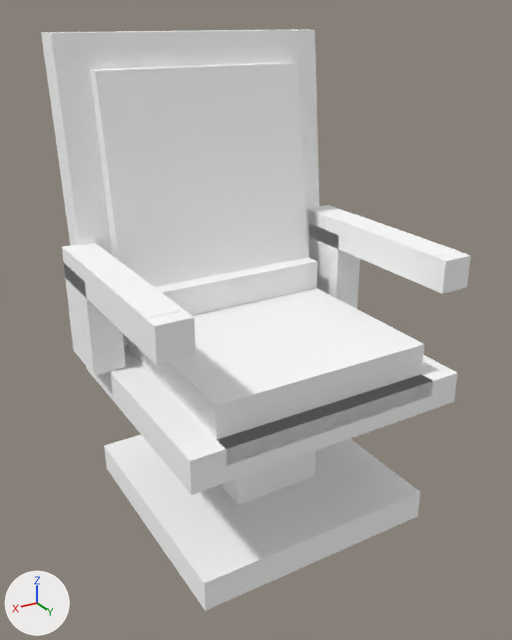
One commit to the OBJ model src/main/resources/assets/vandorlabs/models/block/pilot_seat_height_3.obj: the scene before it, then after it.
Rendered twice from a 50 mm lens placed at (1.82, 1.66, 1.93), pointed at (0.51, -0.52, 0.84). Lighting does not change. The marker at lower left points along +X, +Y and +Z. The first picture is the older version. Where no turn or scale is listed for an object, it has been applied to the vertices. Vertices at exactly the same position are counted once.

In view in the first picture: 'pilot_seat_height_3'.
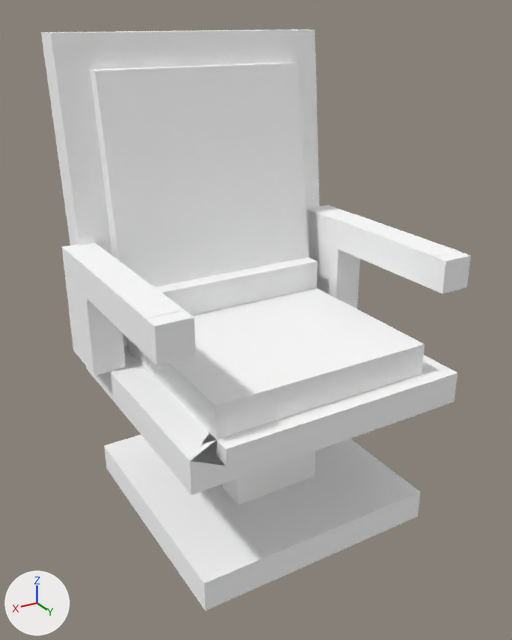
Location of each change, [x1, y1, x2, y2] in pixels of the pictures (512 x 640 px):
part 1 of me_pilot_seat_height_3, cut back: before [64, 77, 458, 495]; after [65, 77, 458, 495]

Diff of the bpy script that builds the scene:
```diff
--- a/src/main/resources/assets/vandorlabs/models/block/pilot_seat_height_3.obj.py
+++ b/src/main/resources/assets/vandorlabs/models/block/pilot_seat_height_3.obj.py
@@ me_pilot_seat_height_3 @@
 # used by ob_pilot_seat_height_3; location = (0.0, 0.0, 0.0)
-me_pilot_seat_height_3.from_pydata(...)  # 108 vertices, 168 faces; spans x -0.12..1.12, y -1.12..0.0, z 0.0..1.88
+me_pilot_seat_height_3.from_pydata(...)  # 143 vertices, 193 faces; spans x -0.12..1.12, y -1.12..0.0, z 0.0..1.88
+# me_pilot_seat_height_3 part 1
+# 21 faces are deleted
+# 29 vertices are added at x -0.12..1.12, y -1.0..0.0, z 0.62..1.31
+# 6 new vertices lie (0.0, 0.0, 0.06) away from vertices in x -0.06..1.06, y -0.94..0.0, z 0.56..0.88
+# 34 new faces join them, mat_frame (its picture is missing)
+# 12 new faces join them, mat_fabric (its picture is missing)
 me_pilot_seat_height_3.materials.append(mat_frame)
```
